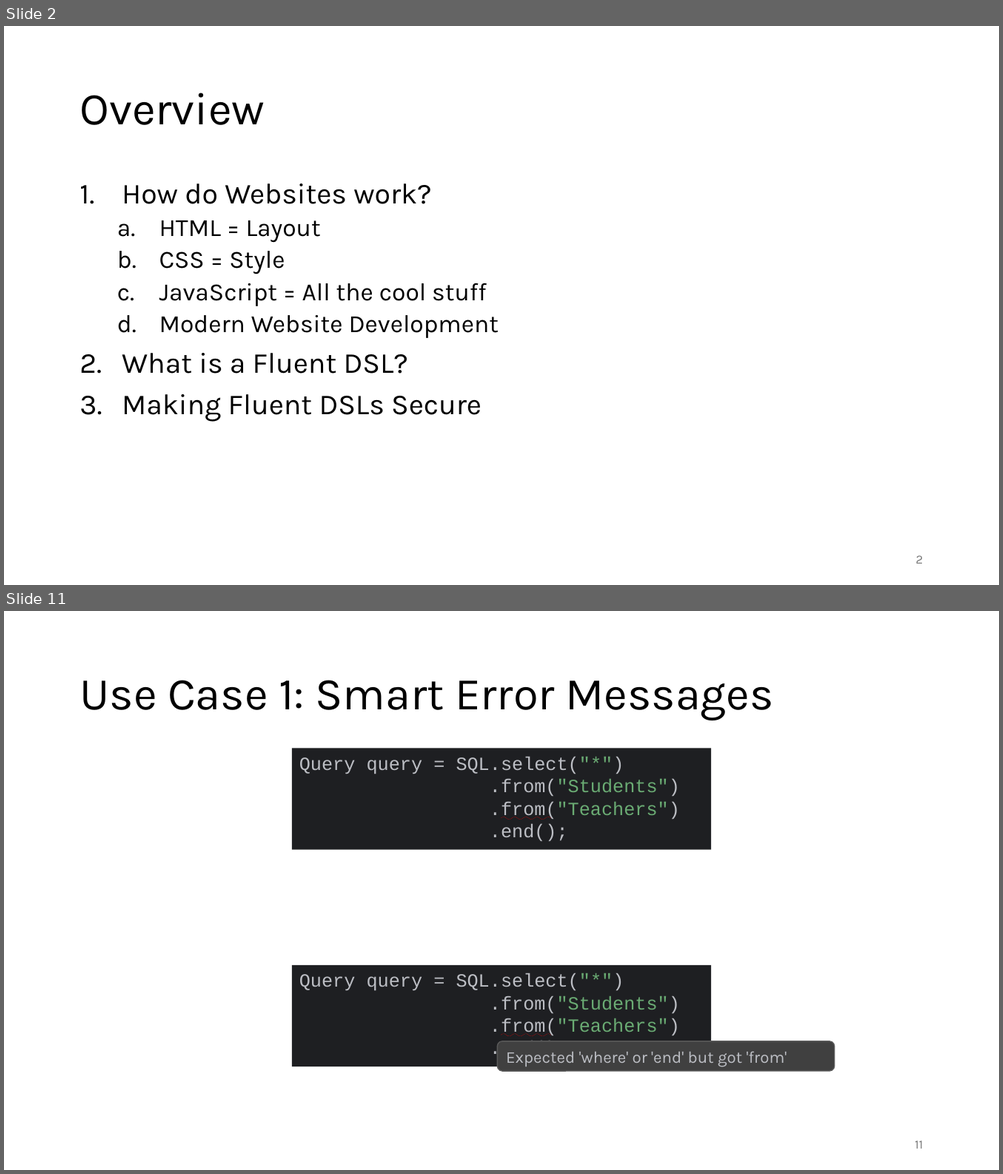
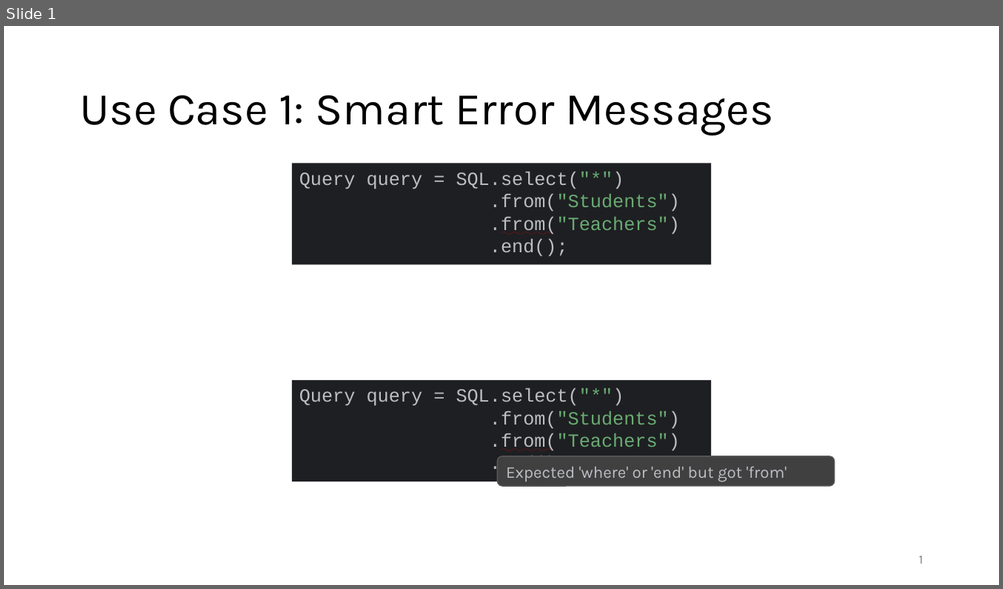
Before and after one commit to prg-titech/safe-fluent-dsls, a slide deck: concept/Research-Interest.pptx. Shown one above the other, each under a label of ours: slides 2 and 11 before the commit, slide 1 after it; the slides between them are not shown. The pictures are 1003x1174 and 1003x589 pixels, drawn with LibreOffice and Linux fonts; fonts in the diff are those of the drawing; background and template pictures are left out. Boxes give left, top, right and bottom in pixels: in the first picture for what was removed or moved away, otherwise in the second. Text is boxed around its words. In the diff, an @@ line names an element or a change of style, - is before the commit and + after.

```diff
--- a/concept/Research-Interest.pptx
+++ b/concept/Research-Interest.pptx
@@ slide 2 removed at bbox=[4, 26, 999, 585], background #FFFFFF @@
@@ title removed at bbox=[79, 93, 264, 125] @@
-Overview
@@ text removed at bbox=[122, 184, 498, 422] @@
-1. How do Websites work?
-  a. HTML = Layout
-  b. CSS = Style
-  c. JavaScript = All the cool stuff
-  d. Modern Website Development
-2. What is a Fluent DSL?
-3. Making Fluent DSLs Secure
@@ page number removed at bbox=[916, 556, 923, 564] @@
-2
@@ what was slide 11 is now slide 1 @@
@@ page number at bbox=[919, 556, 923, 564]: text changed @@
-11
+1
```
Also in this commit, not shown: 3 slides added, 9 other slides removed, 1 other file.
